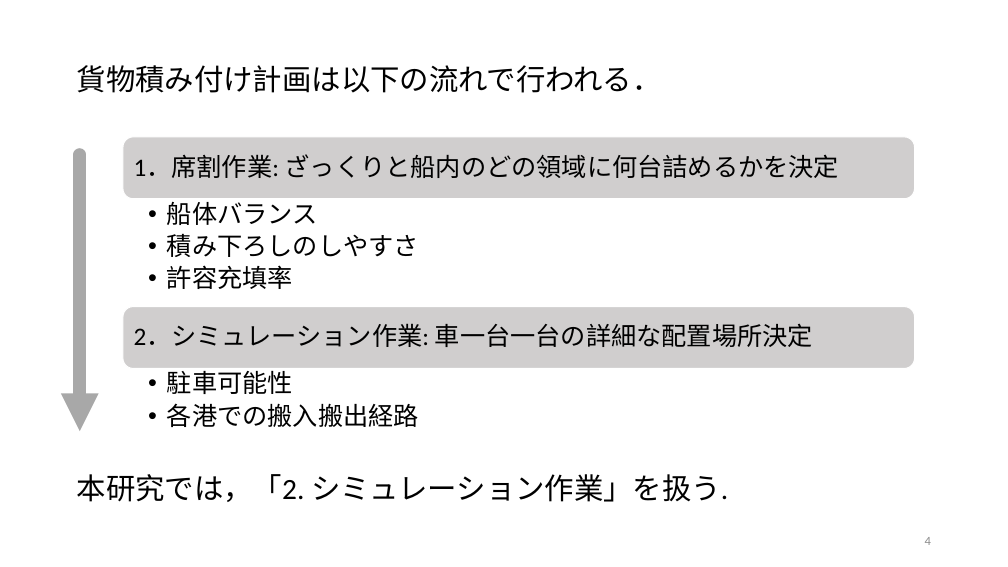
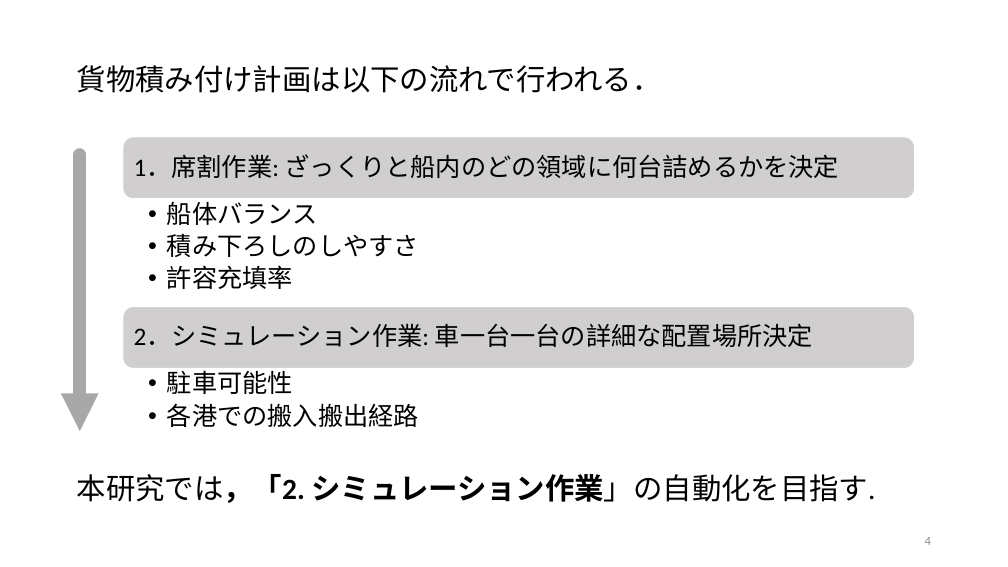
Before and after one commit to r-kurosu/kline, a slide deck: slide 4 of 卒論発表用スライド.pptx. Drawn at 1008x567 pixels with LibreOffice and Linux fonts; fonts in the diff are those of the drawing. Boxes give left, top, right and bottom in pixels: in the first picture for what was removed or moved away, otherwise in the second. Text is boxed around its words. In the diff, an @@ line names an element or a change of style, - is before the commit and + after.

```diff
--- a/卒論発表用スライド.pptx
+++ b/卒論発表用スライド.pptx
@@ text at bbox=[77, 474, 876, 503]: text changed @@
-本研究では，「2. シミュレーション作業」を扱う.
+本研究では，「2. シミュレーション作業」の自動化を目指す.
```
Also in this commit, not shown: 13 other slides changed, 5 slides added, 8 slides removed, 2 other files.
